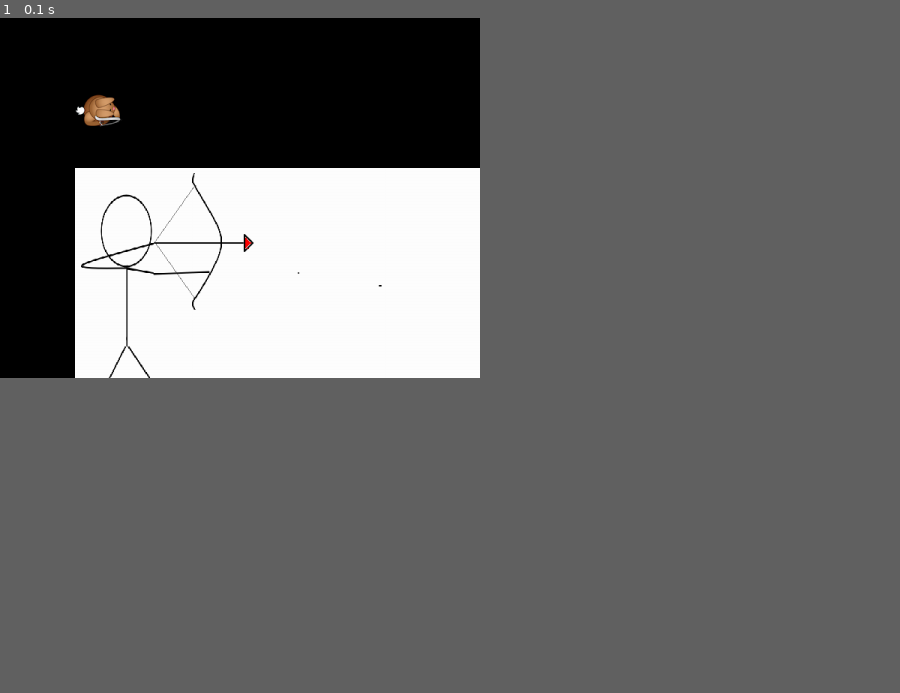
Above: before the commit, frame 1.
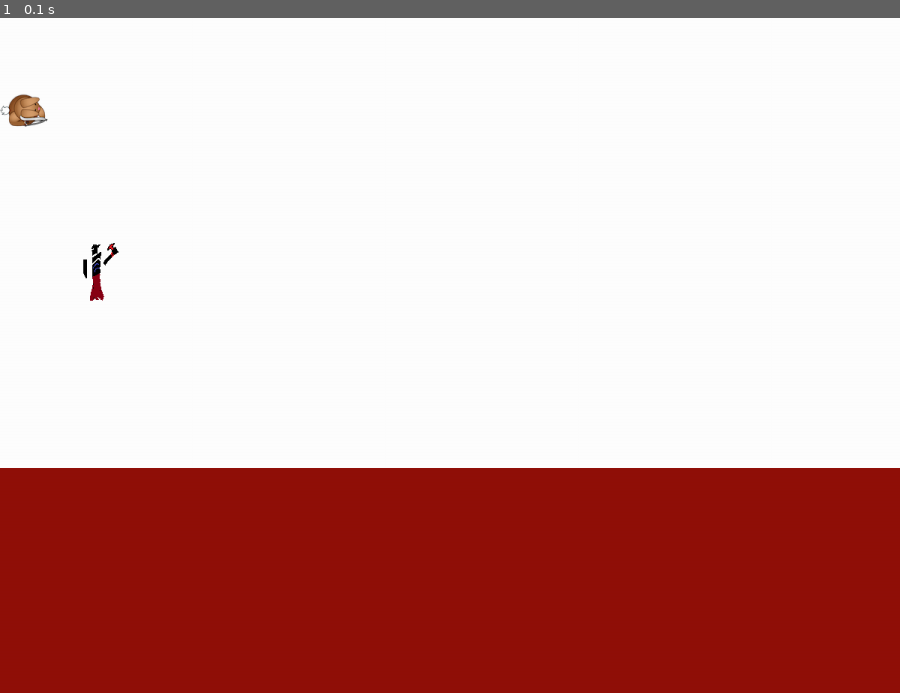
Above: after the commit, the same moment.

Repository: AntsThatWander/ERICA_Defend_6Elements
Game: pygame game, started from new_pygame.py
The game is run twice, just before and just after one commit, with the same random seed, the same clock (stepped at 60 frames per second) and the same inputs.
Inputs:
- Up to frame 1 (0.1 s): no input
In our replay, the window is 480x360 before the commit and 900x675 after it. These sizes can differ from the game's own. Grey fills any space a smaller window leaves; there, only what the larger window draws over its background counts as a difference.

The runs differ from the first frame. In frame 1, 48% of the frame differs, in the area x 0-100%, y 0-100%.

Commit message:
my own resources & test

Diff:
--- a/new_pygame.py
+++ b/new_pygame.py
@@ -1,23 +1,25 @@
 import pygame
 #초기화
 pygame.init()
-width, height = 640, 480
+width, height = 1200, 900
 screen = pygame.display.set_mode((width, height))
 
 #이미지를 가져온다
 player = pygame.image.load("resources/images/dude.png")
-player_stick = pygame.image.load("resources/images/player1.png")
+player_stick = pygame.image.load("resources/Black_lord.png")
+red = pygame.image.load("resources/my_resources/Test_Red.png")
 
 
 #화면 띄우기
 while True:
     #화면을 깨끗하게 한다.
-    screen.fill((0,0,0)) #RGB
+    screen.fill((255,255,255)) #RGB
 
     #모든 요소들을 다시 그린다.
 
-    screen.blit(player, (100,100)) #blit은 다시 그리기
-    screen.blit(player_stick, (100,200))
+    screen.blit(player, (0,100)) #blit은 다시 그리기
+    screen.blit(player_stick, (100,300))
+    screen.blit(red, (0,600))
 
     #화면을 다시 그린다.
     pygame.display.flip()
Binary file added: resources/Black_lord.png
Binary file added: resources/my_resources/Black_lord.png
Binary file added: resources/my_resources/Final_Lord.png
Binary file added: resources/my_resources/Grey_lord.png
Binary file added: resources/my_resources/Mirror_ready_Blue.png
Binary file added: resources/my_resources/Mirror_ready_Green.png
Binary file added: resources/my_resources/Mirror_ready_Jade.png
Binary file added: resources/my_resources/Mirror_ready_Purple.png
Binary file added: resources/my_resources/Mirror_ready_Red.png
Binary file added: resources/my_resources/Mirror_ready_Yellow.png
Binary file added: resources/my_resources/Mirror_shoot.png
Binary file added: resources/my_resources/Test_Red.png
(and 28 more such lines)
